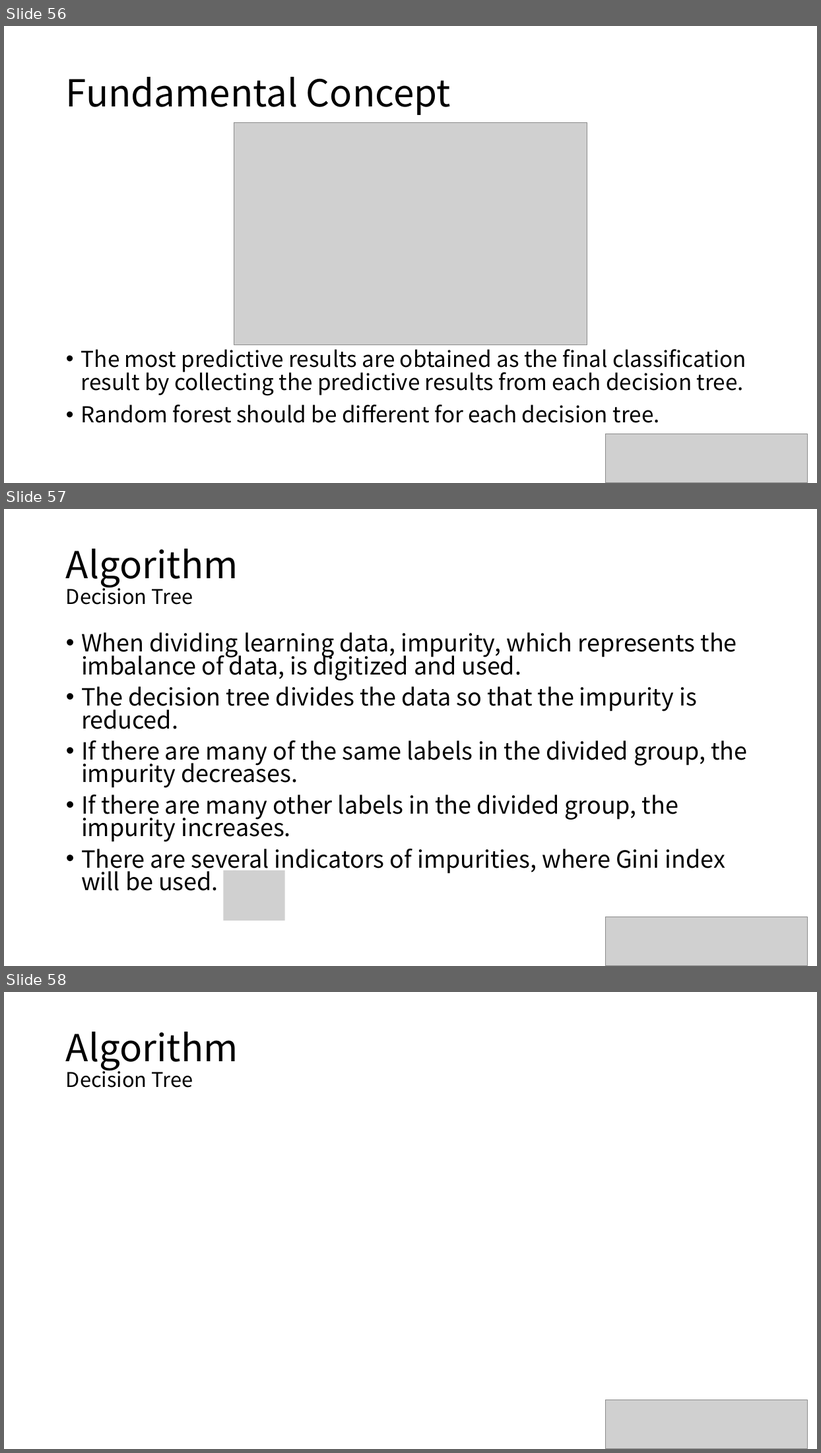
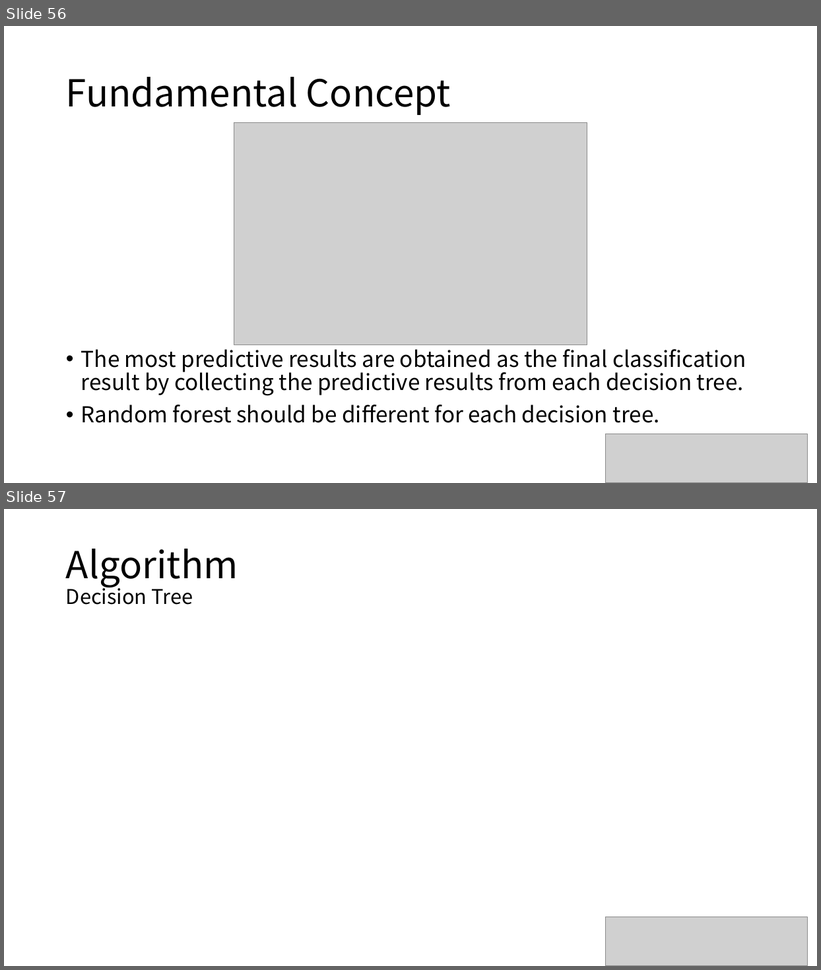
Before and after one commit to majorWallet/Machine_Learning_Algorithms_Library, a slide deck: 2_Supervised_Learning.pptx. Shown one above the other, each under a label of ours: slides 56, 57 and 58 before the commit, slides 56 and 57 after it. The pictures are 821x1453 and 821x970 pixels, drawn with LibreOffice and Linux fonts; fonts in the diff are those of the drawing; grey boxes stand for pictures. Boxes give left, top, right and bottom in pixels: in the first picture for what was removed or moved away, otherwise in the second. Text is boxed around its words. In the diff, an @@ line names an element or a change of style, - is before the commit and + after.

```diff
--- a/2_Supervised_Learning.pptx
+++ b/2_Supervised_Learning.pptx
@@ slide 57 removed at box(4, 509, 817, 966), background #FFFFFF @@
@@ title removed at box(66, 549, 238, 605) @@
-Algorithm
-Decision Tree
@@ text removed at box(81, 632, 747, 891) @@
-• When dividing learning data, impurity, which represents the imbalance of data, is digitized and used.
-• The decision tree divides the data so that the impurity is reduced.
-• If there are many of the same labels in the divided group, the impurity decreases.
-• If there are many other labels in the divided group, the impurity increases.
-• There are several indicators of impurities, where Gini index will be used.
@@ picture removed at box(224, 871, 285, 921) @@
@@ picture removed at box(605, 918, 808, 966) @@
@@ what was slide 58 is now slide 57 @@
```
Also in this commit, not shown: 7 slides changed, 1 slide added, 7 other files.
